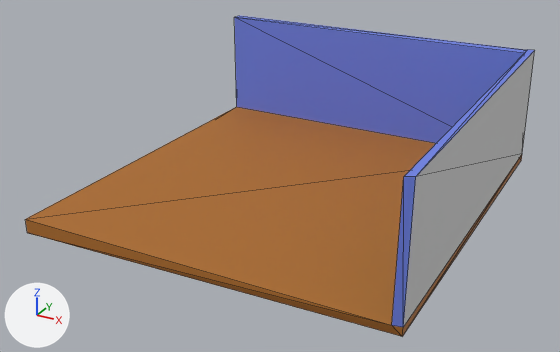
The OBJ model models/house.obj: old version first, new version second.
Before and after are seen from a 50 mm camera at (6.83, -13.38, 6.8) aimed at (-0.29, -0.42, 0.32). Every picture has the same lights, and +X, +Y and +Z are marked at lower left. Mesh edges are drawn as thin lines. Where no turn or scale is listed for an object, it has been applied to the vertices.

Names of what the first picture shows: 'House_Cube'.
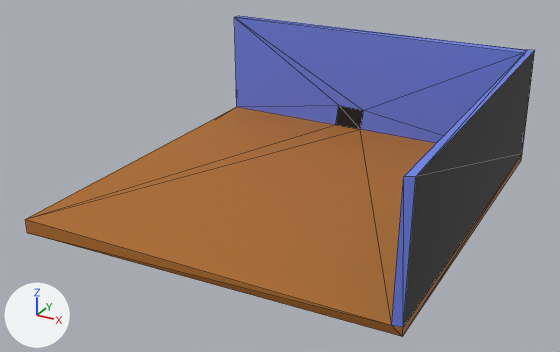
The change, as JSON lines over the scene's bpy script:
```json
{"op": "set", "path": "mat_material.base_color", "old": "(0.64, 0.64, 0.64)", "new": "(0.00802, 0.00802, 0.00802)", "note": "light grey #d1d1d1 -> black #161616"}
{"block": "me_house_cube", "where": "me_house_cube.from_pydata(...)  # 20 vertices, 36 faces; spans x -3.99..3.74, y -3.97..4.06, z -0.31..2.47"}
{"block": "me_house_cube", "where": "# used by ob_house_cube; location = (0.0, 0.0, 0.0)"}
{"block": "me_house_cube", "where": "# verts and faces of me_house_cube; kept vertices keep their numbers, new ones are numbered from 20"}
{"block": "me_house_cube", "where": "# before: 6 (-3.97, -3.97, -0.01) at pixel (25, 219), 8 (3.55, -3.9, -0.01) at pixel (391, 325), 14 (-3.97, 3.8, -0.01) at pixel (236, 106), 15 (3.5, 3.77, -0.01), 18 (-3.97, 3.8, 2.44) at pixel (234, 17)"}
{"block": "me_house_cube", "where": "# before: 19 (3.5, 3.77, 2.44) at pixel (524, 52)"}
{"block": "me_house_cube", "change": "me_house_cube part 1"}
{"op": "add", "block": "me_house_cube", "code": "delete_faces([(6, 8, 15), (6, 15, 14), (14, 15, 18), (15, 19, 18)])"}
{"op": "add", "block": "me_house_cube", "code": "verts[20] = (-0.97, 3.79, -0.01)  # pixel (335, 124)"}
{"op": "add", "block": "me_house_cube", "code": "verts[21] = (-0.29, 3.79, -0.01)  # pixel (360, 129)"}
{"op": "add", "block": "me_house_cube", "code": "verts[22] = (-0.91, 3.79, 0.53)  # pixel (338, 105)"}
{"op": "add", "block": "me_house_cube", "code": "verts[23] = (-0.23, 3.78, 0.5)  # pixel (363, 110)"}
{"op": "add", "block": "me_house_cube", "code": "faces += [(20, 21, 22), (21, 23, 22)]  # mat_material (black #161616)"}
{"op": "add", "block": "me_house_cube", "code": "faces += [(6, 20, 14), (6, 8, 21), (6, 21, 20), (8, 15, 21)]  # mat_floor (brown #ae6c26)"}
{"op": "add", "block": "me_house_cube", "code": "faces += [(18, 23, 19), (14, 22, 18), (14, 20, 22), (15, 19, 23), (15, 23, 21), (18, 22, 23)]  # mat_walls (blue #6d81e6)"}
```

Where the change shows, as pixel boxes (x1, y1, x2, y2) in the pictures (560 x 352 px):
```json
{"object": "House_Cube", "change": "recoloured, reshaped", "before": [25, 16, 535, 337], "after": [25, 16, 535, 337], "on screen": "grey to black"}
{"part": 1, "of": "me_house_cube", "change": "built on", "before": [27, 17, 524, 325], "after": [27, 17, 524, 325]}
```
